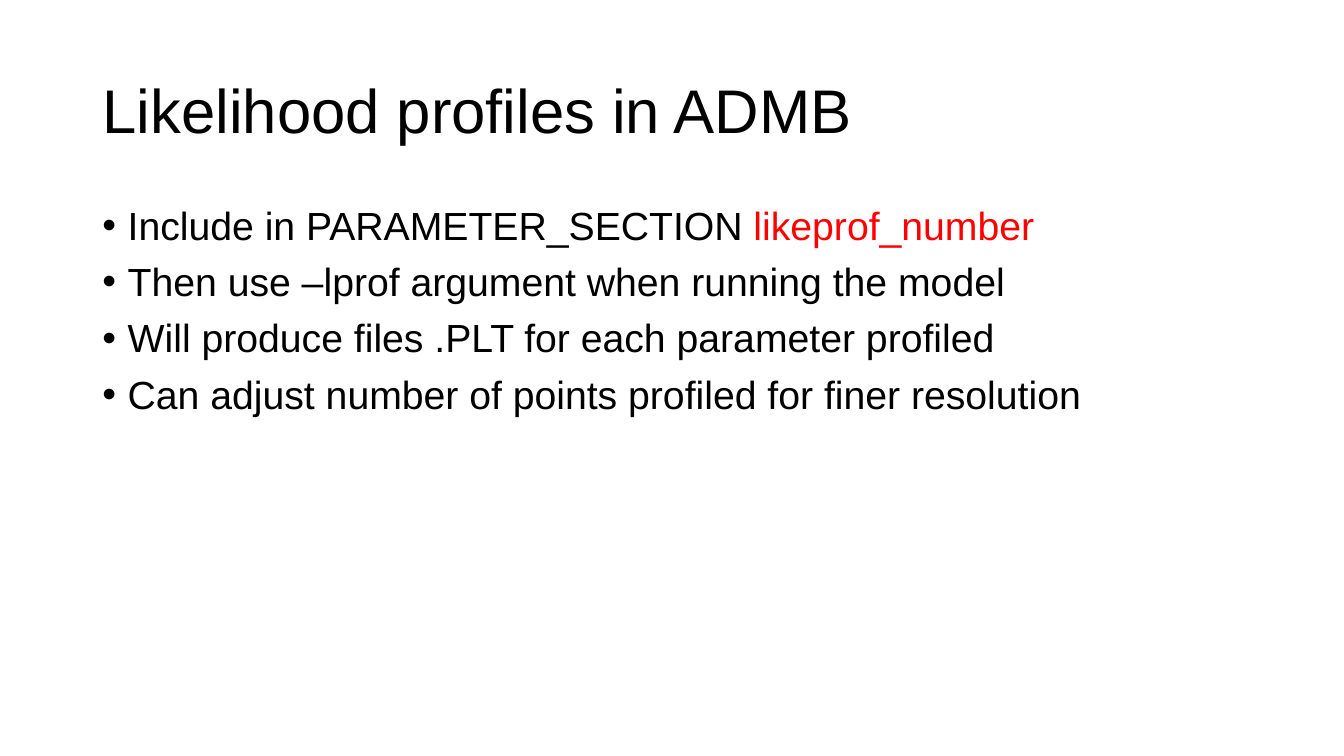
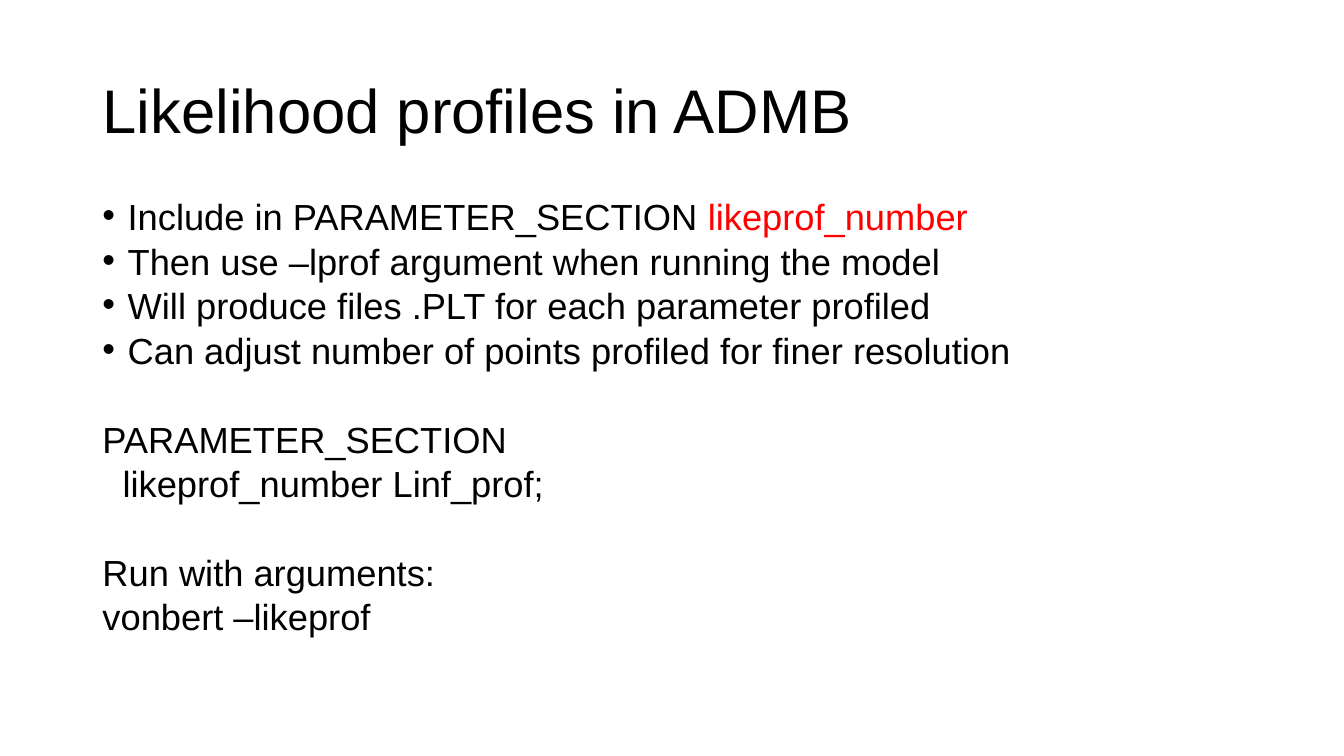
Before and after one commit to merrillrudd/ADMB_course, a slide deck: slide 9 of Day2/2c_Uncertainty/Uncertainty.pptx. Drawn at 1344x756 pixels with LibreOffice and Linux fonts; fonts in the diff are those of the drawing. Boxes give left, top, right and bottom in pixels: in the first picture for what was removed or moved away, otherwise in the second. Text is boxed around its words. In the diff, an @@ line names an element or a change of style, - is before the commit and + after.

```diff
--- a/Day2/2c_Uncertainty/Uncertainty.pptx
+++ b/Day2/2c_Uncertainty/Uncertainty.pptx
@@ text at (128, 203, 1010, 370): size 28 to 25.9 pt in "Include in PARAMETER_SECTION likeprof_number", "Then use –lprof argument when running the ...", "Will produce files .PLT for each parameter ...", "Can adjust number of points profiled for ..."; line spacing 0.9 to 0.7 @@
@@ text at (102, 427, 544, 637): paragraphs added @@
+PARAMETER_SECTION
+likeprof_number Linf_prof;
+Run with arguments:
+vonbert –likeprof
```
Also in this commit, not shown: 1 other slide changed, 36 other files.
